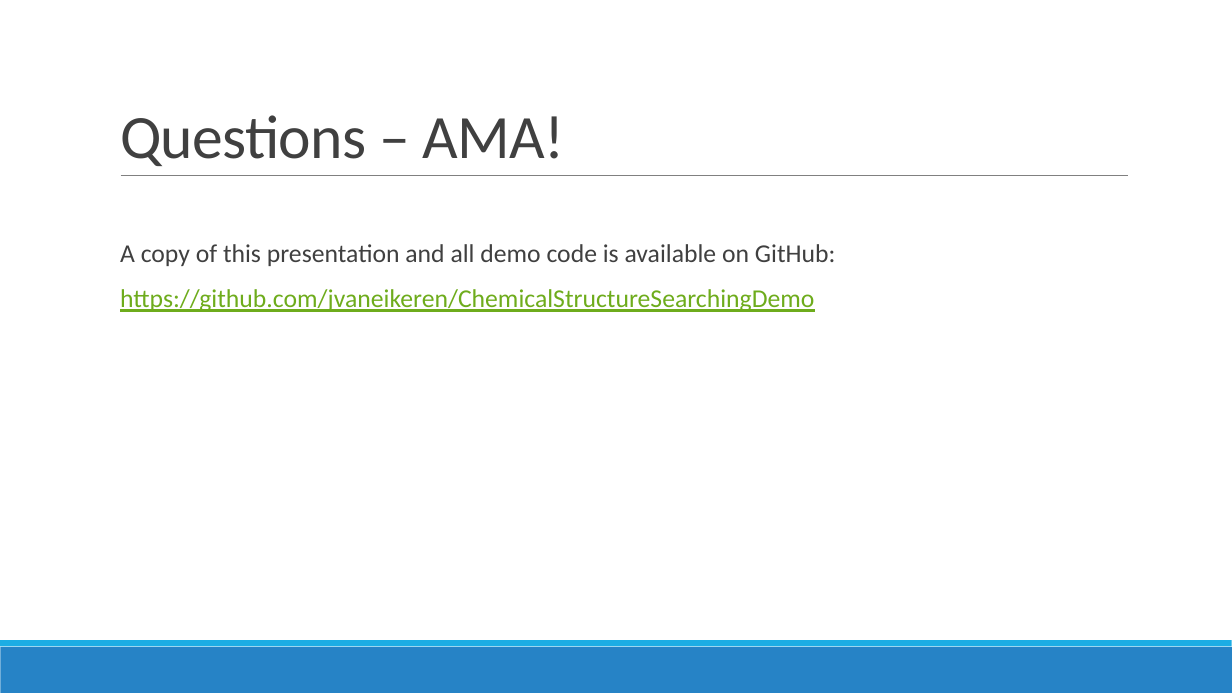
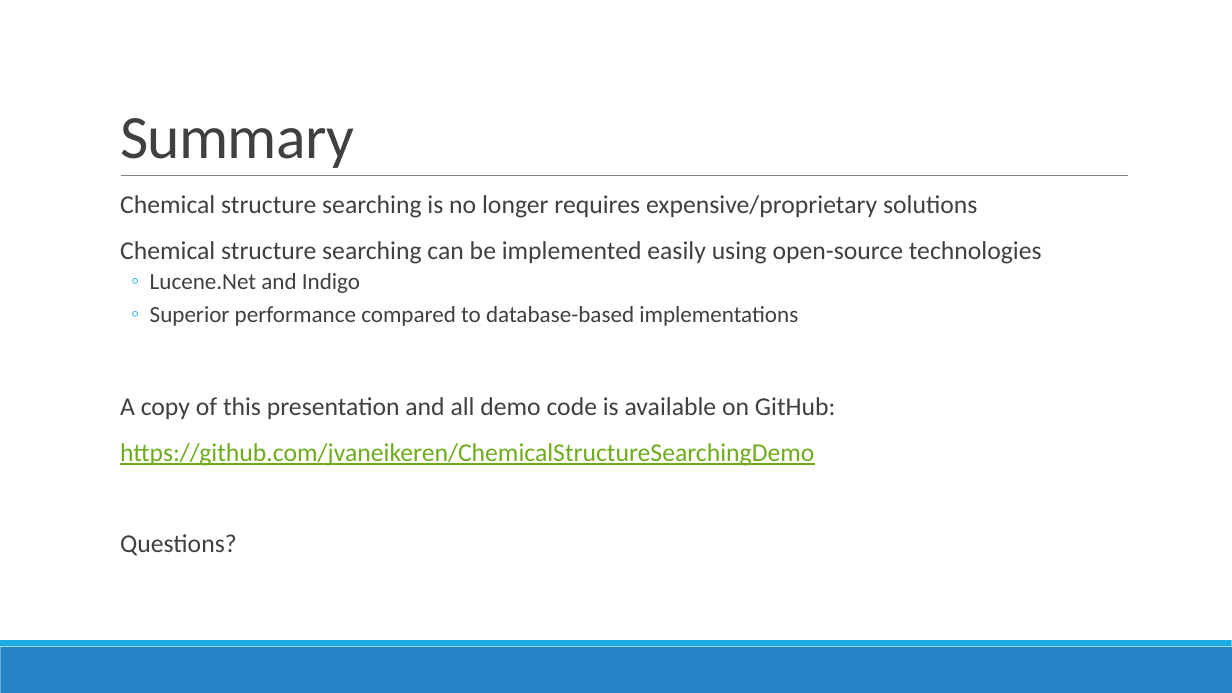
Before and after one commit to jvaneikeren/ChemicalStructureSearchingDemo, a slide deck: slide 19 of Presentation.pptx. Drawn at 1232x693 pixels with LibreOffice and Linux fonts; fonts in the diff are those of the drawing. Boxes give left, top, right and bottom in pixels: in the first picture for what was removed or moved away, otherwise in the second. Text is boxed around its words. In the diff, an @@ line names an element or a change of style, - is before the commit and + after.

```diff
--- a/Presentation.pptx
+++ b/Presentation.pptx
@@ title at box(120, 118, 354, 168): text changed @@
-Questions – AMA!
+Summary
@@ text at box(120, 195, 1042, 326): paragraphs added @@
+  Chemical structure searching is no longer requires expensive/proprietary solutions
+  Chemical structure searching can be implemented easily using open-source technologies
+  ◦ Lucene.Net and Indigo
+  ◦ Superior performance compared to database-based implementations
@@ text at box(120, 534, 237, 556): paragraph added @@
+  Questions?
```
Also in this commit, not shown: 8 other slides changed, 7 other files.
